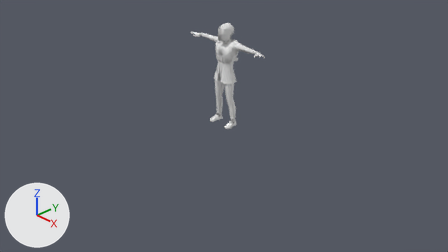
Renders of the Blender file Art/3D/Blender/HumanoidModel/Security.blend from each side of a commit.
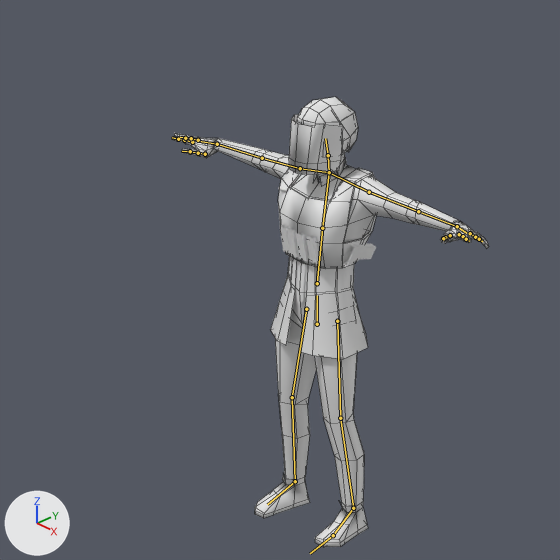
Old and new are each drawn from the file's camera 'Camera' and again close up on the part from 33% to 63% of the width and 0% to 52% of the height. Lighting does not change. The marker at lower left points along +X, +Y and +Z. The last two pictures show the newer version. Both versions are drawn at the pose saved in each file; the numbers are the values there. The bones that change, and the others that lie on the model, are drawn over the model as lines in the close-ups. The close-ups show mesh edges as thin lines.

Names of what the first close-up shows: 'ArmorV2', 'ArmorV2 Acc', 'CharacterClothing', 'CharacterMesh', 'CharacterMesh.001', 'CharacterMesh.002' and 1 more.
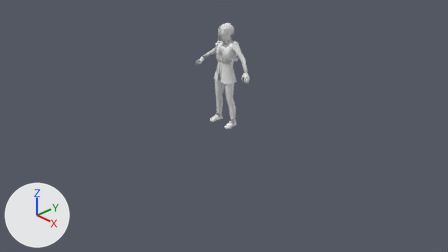
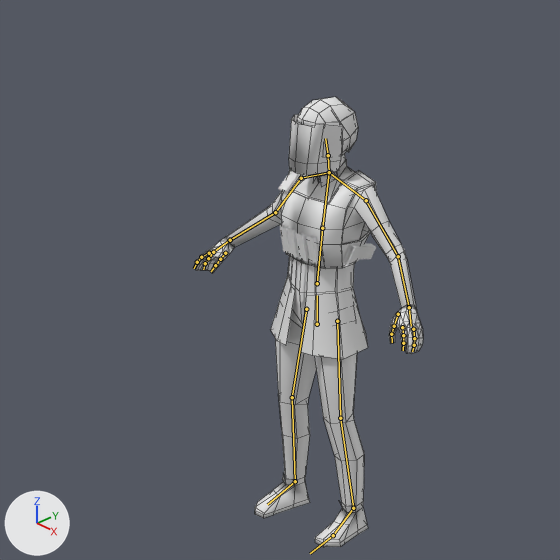
What differs and where, as boxes (x1, y1, x2, y2) in the close-ups (560 x 560 px):
'CharacterMesh', posed (28% narrower)
    before: (172, 133, 489, 547)
    after: (194, 153, 423, 547)
'ArmorV2', posed
    before: (278, 168, 376, 269)
    after: (281, 170, 376, 269)
bone 'clavicle_l', root to tip
    before: (329, 172) to (369, 192)
    after: (329, 172) to (366, 200)
bone 'arm_l', root to tip
    before: (369, 192) to (418, 211)
    after: (366, 200) to (398, 256)
bone 'forearm_l', root to tip
    before: (418, 211) to (457, 226)
    after: (398, 256) to (409, 307)
bone 'hand_l', root to tip
    before: (457, 226) to (466, 233)
    after: (409, 307) to (411, 326)
bone 'thumb_01_l', root to tip
    before: (450, 235) to (445, 237)
    after: (398, 314) to (394, 326)
bone 'index_02_l', root to tip
    before: (463, 236) to (466, 239)
    after: (403, 335) to (403, 343)
bone 'index_03_l', root to tip
    before: (466, 239) to (469, 241)
    after: (403, 343) to (403, 350)
bone 'fingers_01_l', root to tip
    before: (470, 233) to (475, 237)
    after: (413, 329) to (414, 338)
bone 'fingers_03_l', root to tip
    before: (479, 239) to (482, 241)
    after: (414, 345) to (412, 351)
bone 'clavicle_r', root to tip
    before: (329, 172) to (300, 168)
    after: (329, 172) to (301, 178)
bone 'arm_r', root to tip
    before: (300, 168) to (262, 158)
    after: (301, 178) to (275, 212)
bone 'forearm_r', root to tip
    before: (262, 158) to (217, 144)
    after: (275, 212) to (230, 240)
bone 'hand_r', root to tip
    before: (217, 144) to (198, 141)
    after: (230, 240) to (214, 251)
bone 'thumb_01_r', root to tip
    before: (205, 154) to (198, 153)
    after: (225, 253) to (220, 259)
bone 'index_02_r', root to tip
    before: (184, 140) to (178, 139)
    after: (201, 257) to (197, 262)
bone 'index_03_r', root to tip
    before: (178, 139) to (172, 137)
    after: (197, 262) to (194, 268)
bone 'fingers_01_r', root to tip
    before: (198, 140) to (191, 138)
    after: (213, 252) to (208, 258)
bone 'fingers_03_r', root to tip
    before: (185, 138) to (180, 137)
    after: (205, 263) to (203, 269)

The edits, one by one:
Bone 'clavicle_l' (bone_clavicle_l) turns from (-2, -2, 11) to (0, 0, 0) degrees about its own x, y and z.
Bone 'arm_l' (bone_arm_l) turns from (0, 2, 33) to (0, 0, 0) degrees about its own x, y and z.
Bone 'forearm_l' (bone_forearm_l) turns from (-16, 2, -1) to (0, 0, 0) degrees about its own x, y and z.
Bone 'hand_l' (bone_hand_l) turns from (11, -16, 0) to (0, 0, 0) degrees about its own x, y and z.
Bone 'thumb_01_l' (bone_thumb_01_l) turns from (25, -25, 22) to (0, 0, 0) degrees about its own x, y and z.
Bone 'index_02_l' (bone_index_02_l) turns from (-12, 0, 0) to (0, 0, 0) degrees about its own x, y and z.
Bone 'index_03_l' (bone_index_03_l) turns from (-19, 0, 0) to (0, 0, 0) degrees about its own x, y and z.
Bone 'fingers_01_l' (bone_fingers_01_l) turns from (-11, -2, -1) to (0, 0, 0) degrees about its own x, y and z.
Bone 'fingers_03_l' (bone_fingers_03_l) turns from (-20, 0, 1) to (0, 0, 0) degrees about its own x, y and z.
Bone 'clavicle_r' (bone_clavicle_r) turns from (-2, 2, -11) to (0, 0, 0) degrees about its own x, y and z.
Bone 'arm_r' (bone_arm_r) turns from (0, -2, -33) to (0, 0, 0) degrees about its own x, y and z.
Bone 'forearm_r' (bone_forearm_r) turns from (-16, -2, 1) to (0, 0, 0) degrees about its own x, y and z.
Bone 'hand_r' (bone_hand_r) turns from (11, 16, 0) to (0, 0, 0) degrees about its own x, y and z.
Bone 'thumb_01_r' (bone_thumb_01_r) turns from (25, 25, -22) to (0, 0, 0) degrees about its own x, y and z.
Bone 'index_02_r' (bone_index_02_r) turns from (-12, 0, 0) to (0, 0, 0) degrees about its own x, y and z.
Bone 'index_03_r' (bone_index_03_r) turns from (-19, 0, 0) to (0, 0, 0) degrees about its own x, y and z.
Bone 'fingers_01_r' (bone_fingers_01_r) turns from (-11, 2, 1) to (0, 0, 0) degrees about its own x, y and z.
Bone 'fingers_03_r' (bone_fingers_03_r) turns from (-20, 0, -1) to (0, 0, 0) degrees about its own x, y and z.
